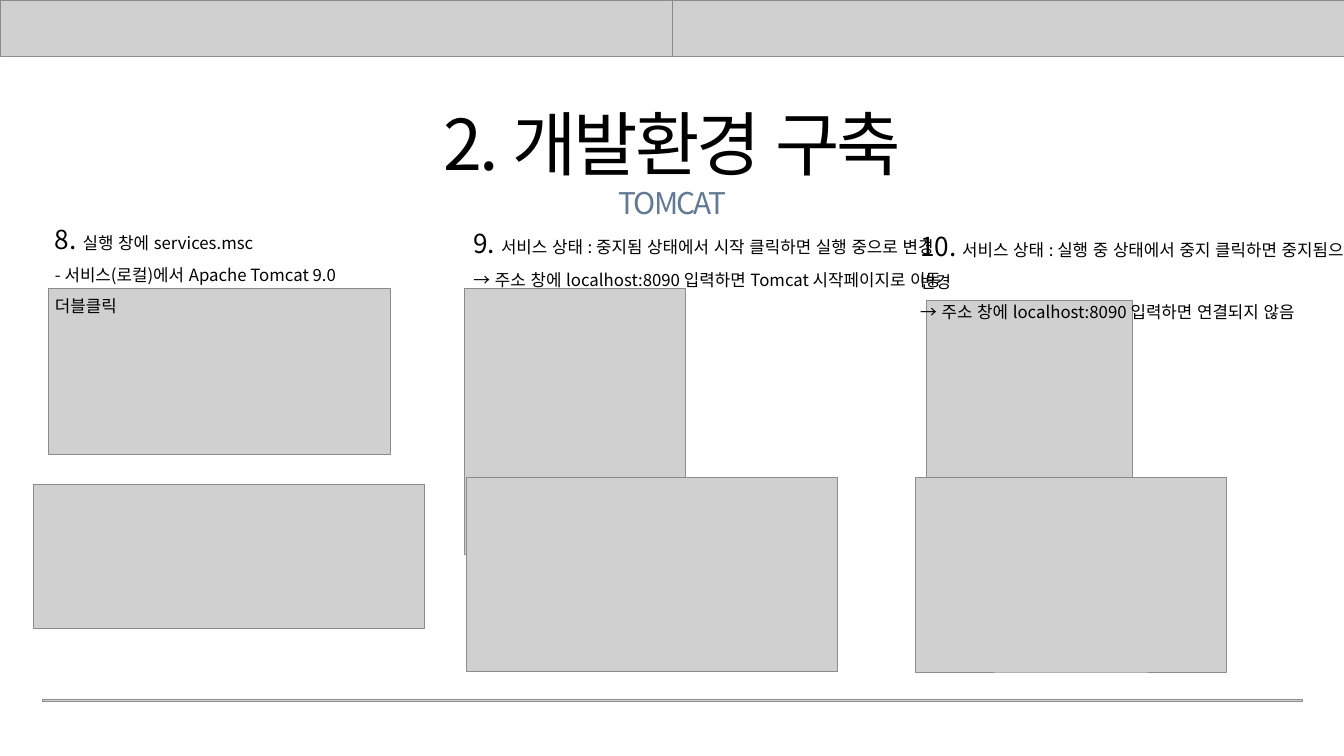
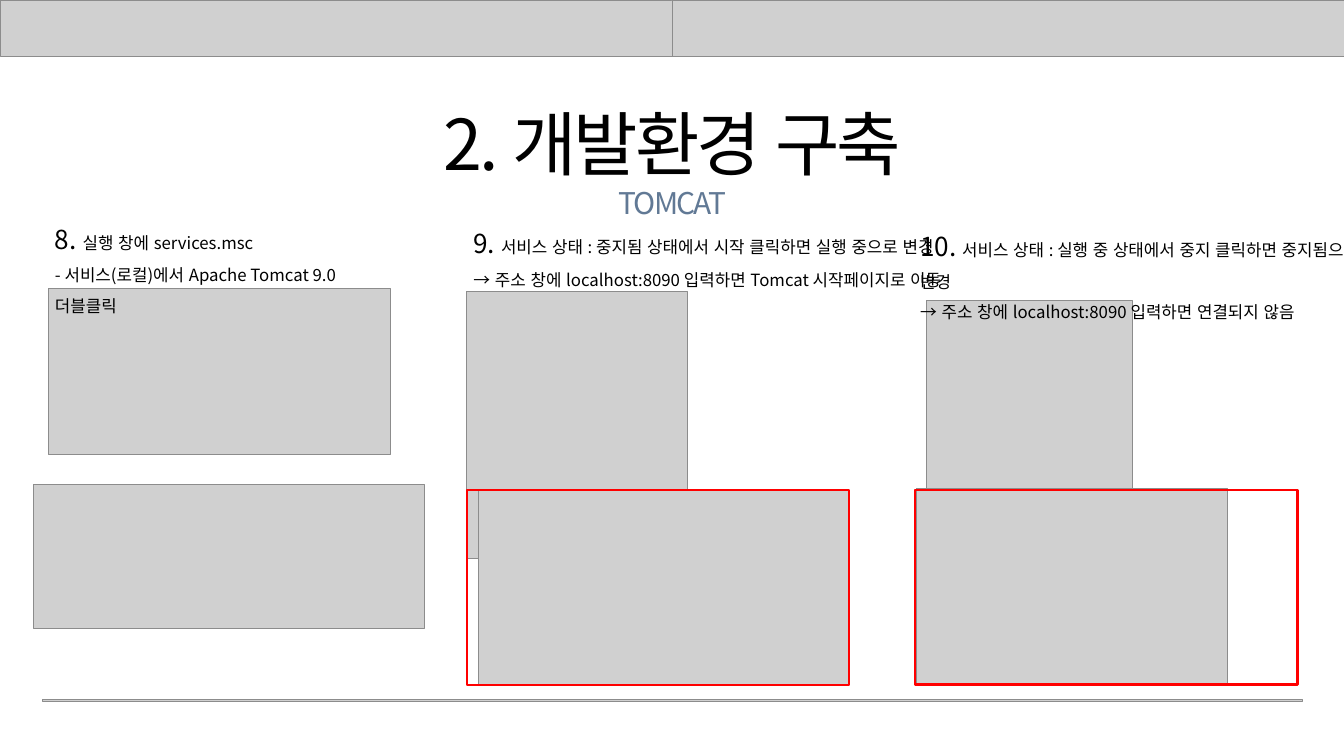
Before and after one commit to rombird/LEELEELIM, a slide deck: slide 11 of 응용SW기초기술활용.pptx. Drawn at 1344x756 pixels with LibreOffice and Linux fonts; fonts in the diff are those of the drawing; grey boxes stand for pictures. Boxes give left, top, right and bottom in pixels: in the first picture for what was removed or moved away, otherwise in the second. Text is boxed around its words. In the diff, an @@ line names an element or a change of style, - is before the commit and + after.

```diff
--- a/응용SW기초기술활용.pptx
+++ b/응용SW기초기술활용.pptx
@@ picture: place and size @@
-picture at box(465, 288, 685, 554)
+picture at box(467, 292, 687, 558)
@@ rectangle added at box(467, 490, 849, 685), outline #FF0000 2.25 pt @@
@@ picture: place and size @@
-picture at box(467, 477, 838, 671)
+picture at box(478, 490, 849, 684)
@@ rectangle added at box(915, 490, 1298, 685), outline #FF0000 2.25 pt @@
@@ picture: place and size @@
-picture at box(915, 477, 1226, 672)
+picture at box(916, 489, 1227, 683)
```
Also in this commit, not shown: 9 other slides changed, 2 slides added, 1 other file.
